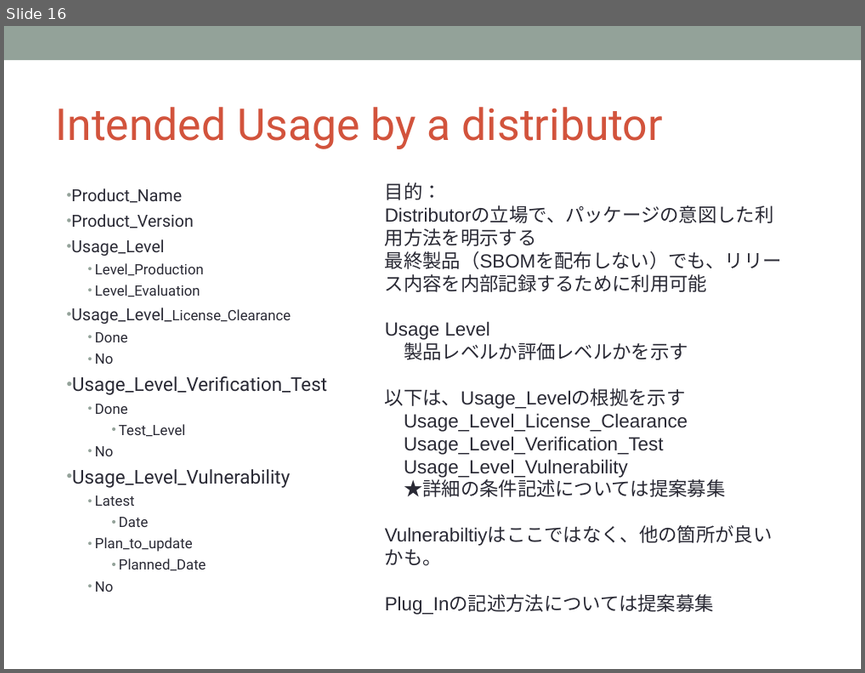
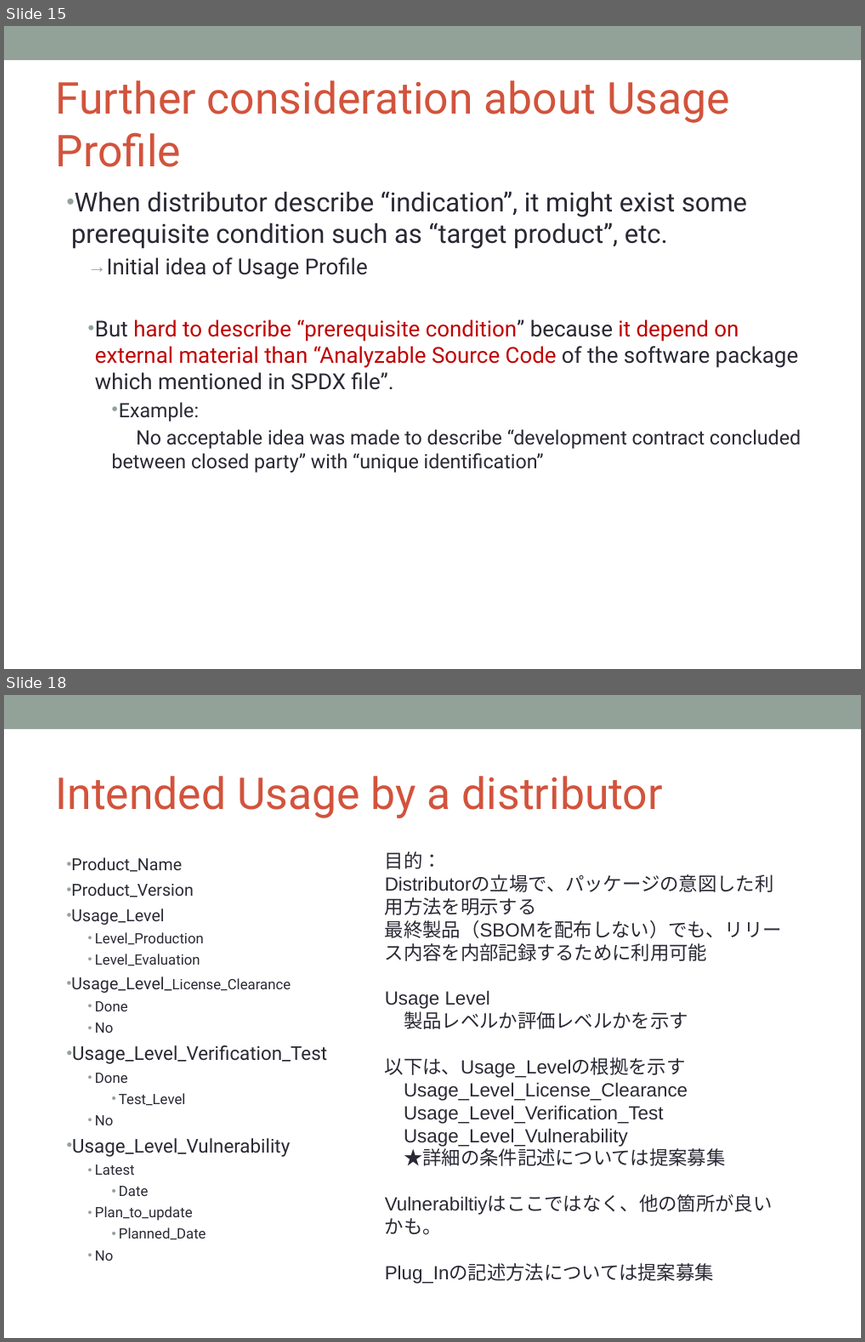
Before and after one commit to OpenChain-Project/OpenChain-JWG, a slide deck: License-Info-Exchange/UsageProfile/Proposal/Background_of_Proposal_of_UsageProfile_CC0.pptx. Shown one above the other, each under a label of ours: slide 16 before the commit, slides 15 and 18 after it; the slides between them are not shown. The pictures are 865x673 and 865x1342 pixels, drawn with LibreOffice and Linux fonts; fonts in the diff are those of the drawing; background and template pictures are left out. Boxes give left, top, right and bottom in pixels: in the first picture for what was removed or moved away, otherwise in the second. Text is boxed around its words. In the diff, an @@ line names an element or a change of style, - is before the commit and + after.

Commit message:
Added description about ability of conditional description
Added further consideration about ability of conditional description which affected by prerequisite condition of SPDX file generation by distoributor

```diff
--- a/License-Info-Exchange/UsageProfile/Proposal/Background_of_Proposal_of_UsageProfile_CC0.pptx
+++ b/License-Info-Exchange/UsageProfile/Proposal/Background_of_Proposal_of_UsageProfile_CC0.pptx
@@ slide 15 added at bbox=[4, 26, 861, 669], background #FFFFFF; not listed: 1 template element that a slide beside it also shows @@
@@ title added at bbox=[55, 80, 730, 167], 36.9 pt, text #D2533C @@
+Further consideration about Usage Profile
@@ text added at bbox=[71, 191, 800, 472], 18.5 pt, text #292934 @@
+• When distributor describe “indication”, it might exist some prerequisite condition such as “target product”, etc.
+  → Initial idea of Usage Profile
+  • But hard to describe “prerequisite condition” because it depend on external material than “Analyzable Source Code of the software package which mentioned in SPDX file”.
+    • Example:
+    No acceptable idea was made to describe “development contract concluded between closed party” with “unique identification”
@@ what was slide 16 is now slide 18 @@
```
Also in this commit, not shown: 1 other slide added.
